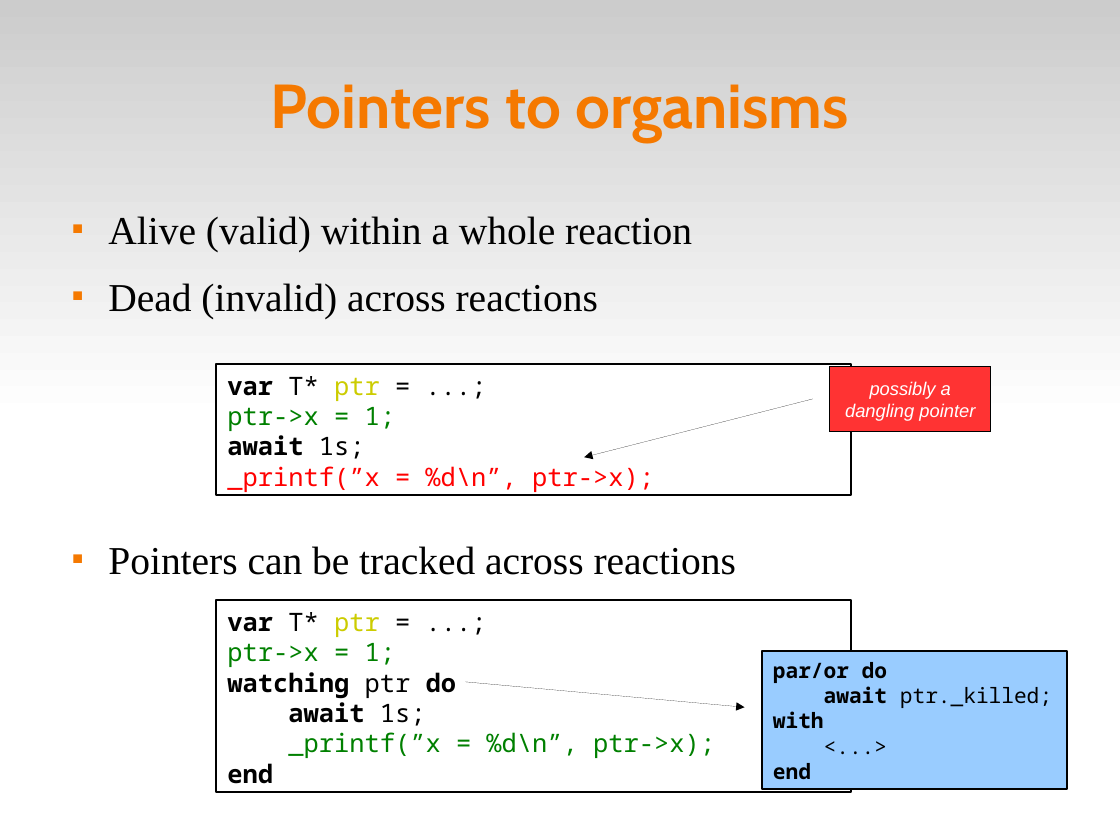
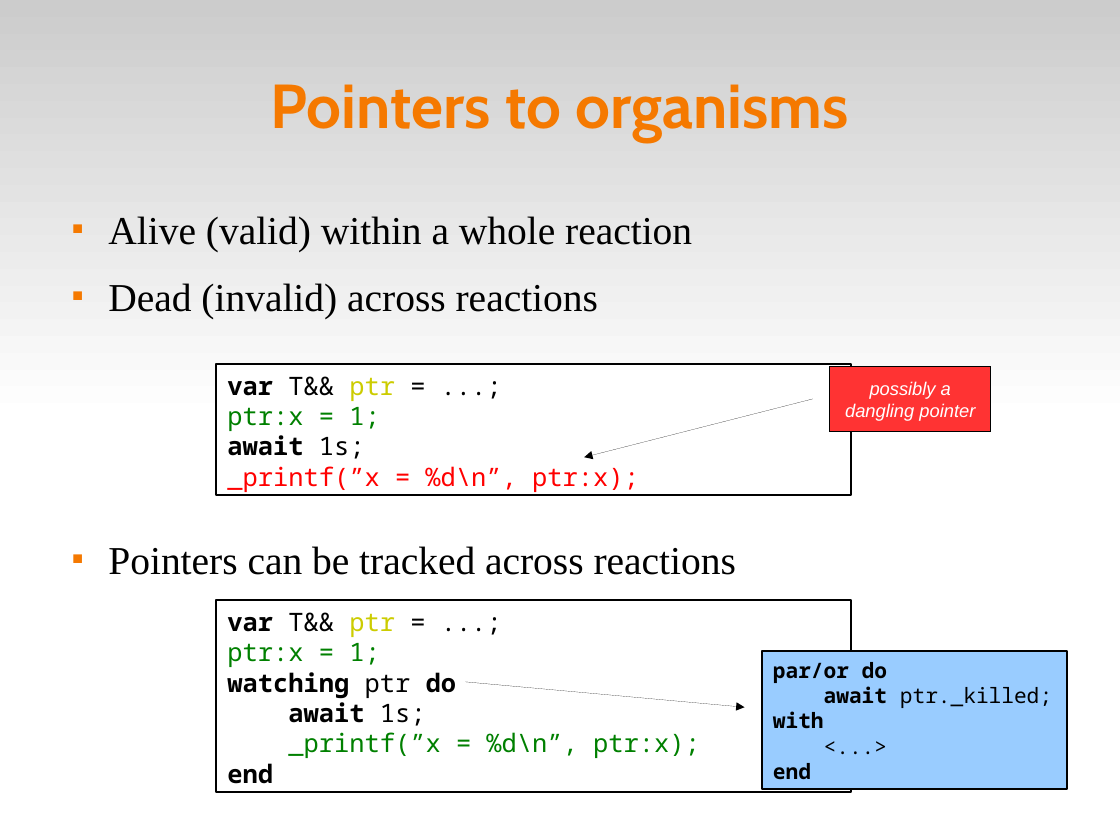
Before and after one commit to fsantanna-uerj/reativos, a slide deck: slide 21 of slides/07_ceu.odp. Drawn at 1120x840 pixels with LibreOffice and Linux fonts; fonts in the diff are those of the drawing. Boxes give left, top, right and bottom in pixels: in the first picture for what was removed or moved away, otherwise in the second. Text is boxed around its words. In the diff, an @@ line names an element or a change of style, - is before the commit and + after.

```diff
--- a/slides/07_ceu.odp
+++ b/slides/07_ceu.odp
@@ text in rectangle at [227,376,395,431]: text changed @@
-var T* ptr = ...;
-ptr->x = 1;
+var T&& ptr = ...;
+ptr:x = 1;
@@ text in rectangle at [227,466,639,492]: text changed @@
-_printf(”x = %d\n”, ptr->x);
+_printf(”x = %d\n”, ptr:x);
@@ text in rectangle at [227,612,395,667]: text changed @@
-var T* ptr = ...;
-ptr->x = 1;
+var T&& ptr = ...;
+ptr:x = 1;
@@ text in rectangle at [288,732,700,758]: text changed @@
-_printf(”x = %d\n”, ptr->x);
+_printf(”x = %d\n”, ptr:x);
```
Also in this commit, not shown: 3 other slides changed, 3 slides added, 4 other files.
